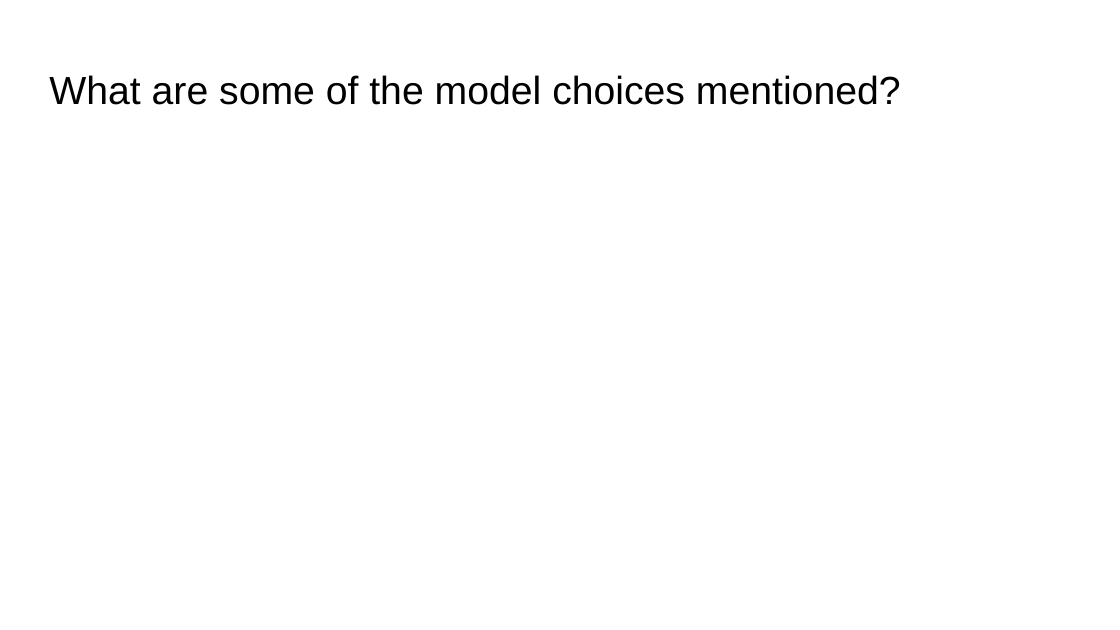
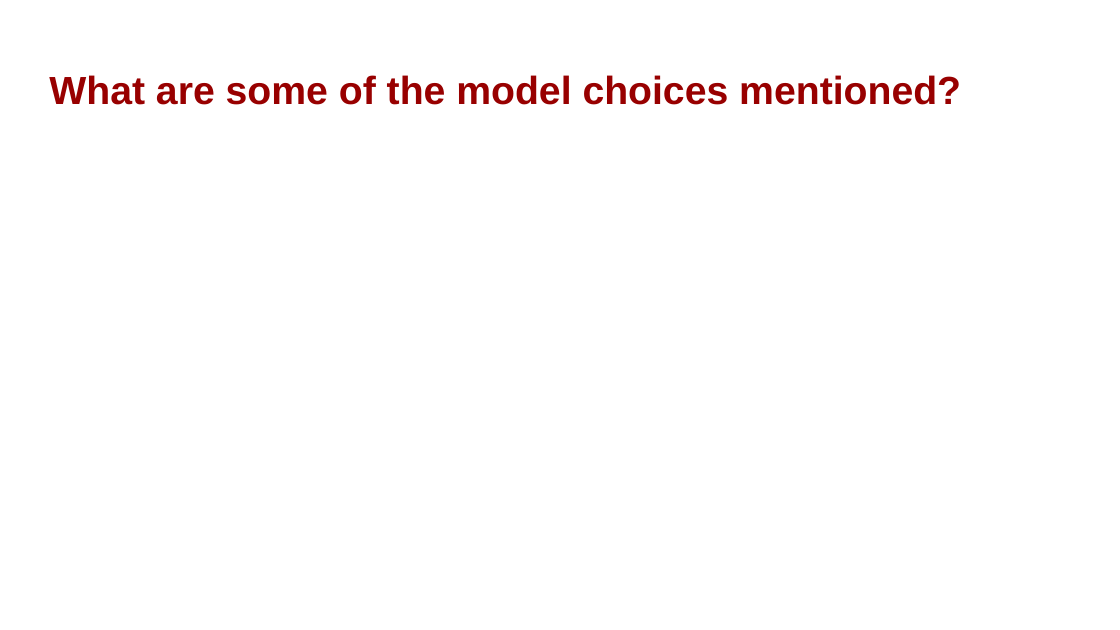
Before and after one commit to bmaitner/biometry_course, a slide deck: slide 10 of lectures/Lecture_02_modelling_frameworks.pptx (slide 2 before the commit). Drawn at 1120x630 pixels with LibreOffice and Linux fonts; fonts in the diff are those of the drawing. Boxes give left, top, right and bottom in pixels: in the first picture for what was removed or moved away, otherwise in the second. Text is boxed around its words. In the diff, an @@ line names an element or a change of style, - is before the commit and + after.

```diff
--- a/lectures/Lecture_02_modelling_frameworks.pptx
+++ b/lectures/Lecture_02_modelling_frameworks.pptx
@@ title "What are some of the ..." at bbox=[49, 75, 961, 105]: text colour #000000 to #980000, bold on @@
```
Also in this commit, not shown: 9 other slides changed, 35 slides added, 1 slide removed, 1 other file.
